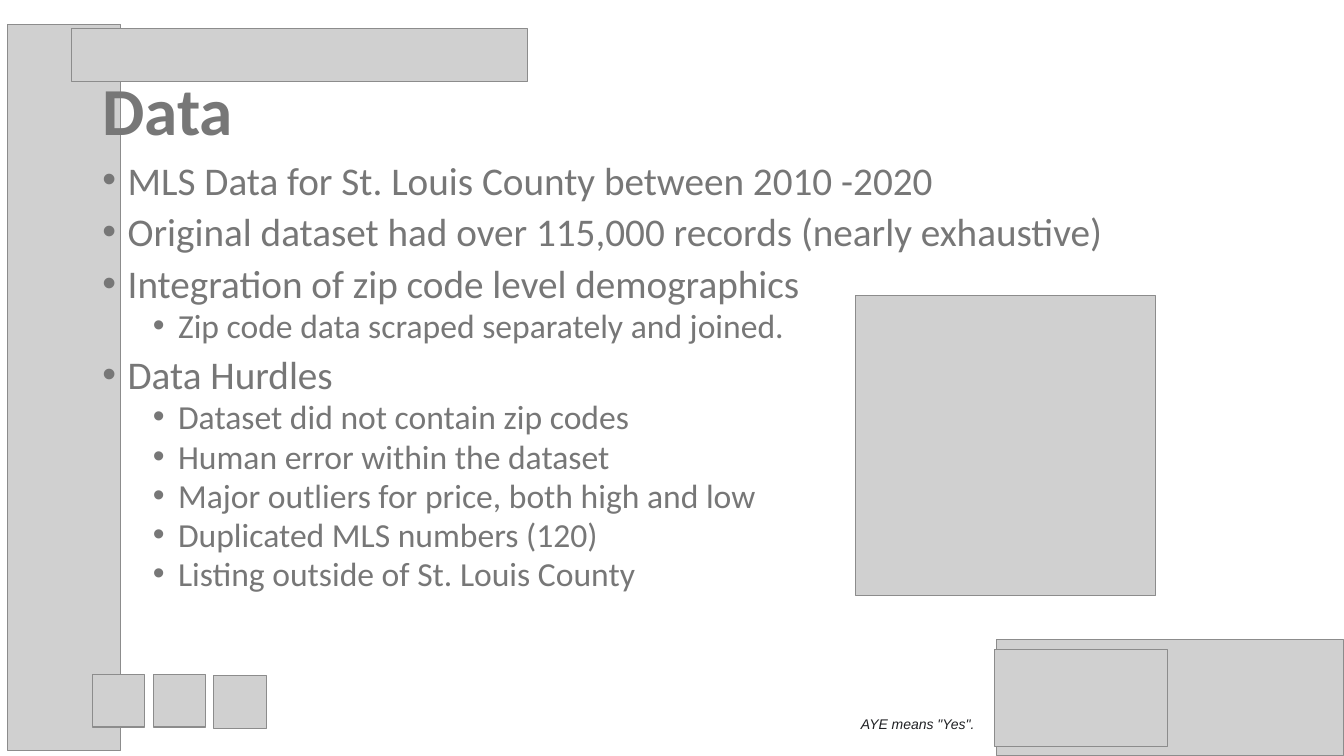
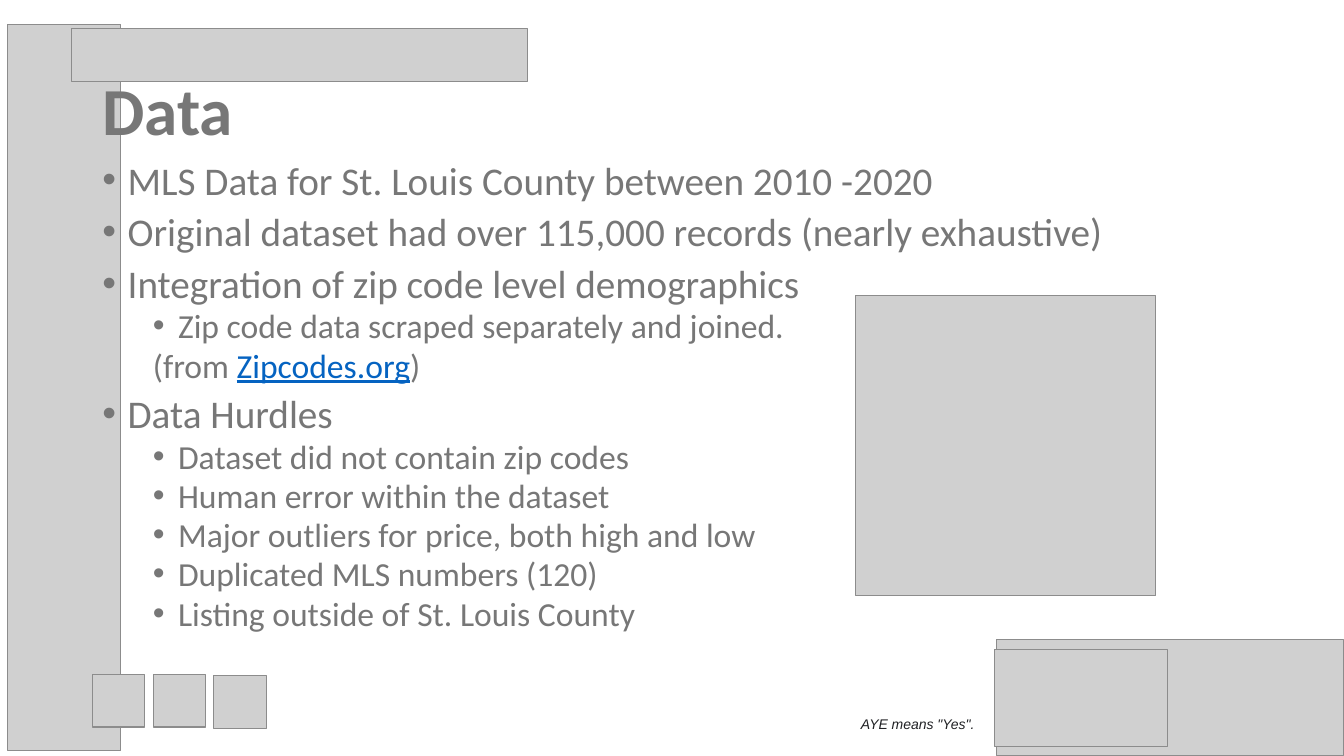
Before and after one commit to psychicesp/AI-AI, a slide deck: slide 5 of Project3_Presentation.pptx. Drawn at 1344x756 pixels with LibreOffice and Linux fonts; fonts in the diff are those of the drawing; grey boxes stand for pictures. Boxes give left, top, right and bottom in pixels: in the first picture for what was removed or moved away, otherwise in the second. Text is boxed around its words. In the diff, an @@ line names an element or a change of style, - is before the commit and + after.

```diff
--- a/Project3_Presentation.pptx
+++ b/Project3_Presentation.pptx
@@ text at <box>153,354,421,384</box>: paragraph added @@
+  (from Zipcodes.org)
```
Also in this commit, not shown: 3 other slides changed.
